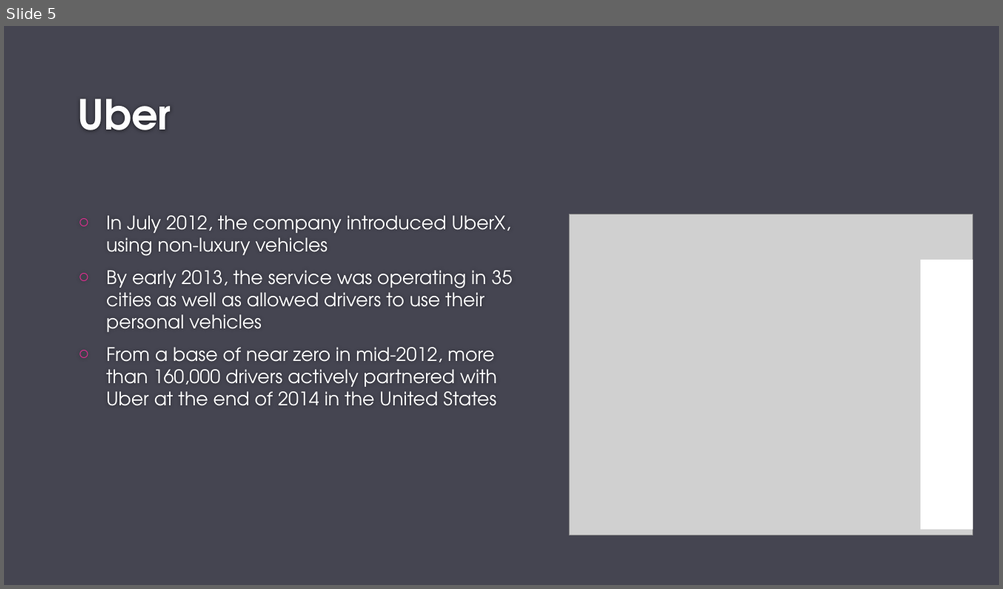
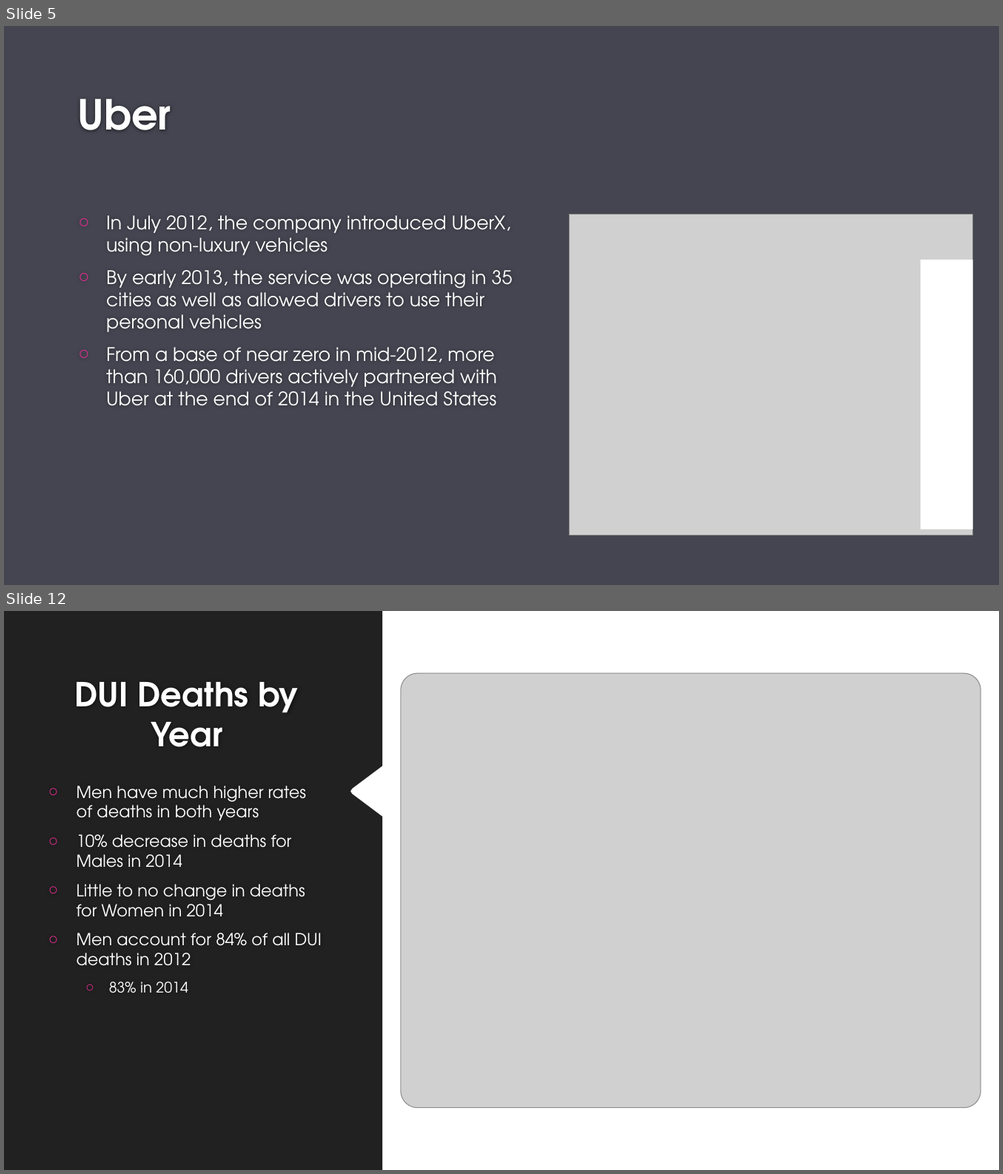
Before and after one commit to ajkim19/TNCs_and_DUI_Deaths, a slide deck: Project 1/Project-1.pptx. Shown one above the other, each under a label of ours: slide 5 before the commit, slides 5 and 12 after it; the slides between them are not shown. The pictures are 1003x589 and 1003x1174 pixels, drawn with LibreOffice and Linux fonts; fonts in the diff are those of the drawing; grey boxes stand for pictures; background and template pictures are left out. Boxes give left, top, right and bottom in pixels: in the first picture for what was removed or moved away, otherwise in the second. Text is boxed around its words. In the diff, an @@ line names an element or a change of style, - is before the commit and + after.

```diff
--- a/Project 1/Project-1.pptx
+++ b/Project 1/Project-1.pptx
@@ slide 12 added at [4, 611, 999, 1170], background #FFFFFF @@
@@ freeform shape added at [4, 611, 382, 1170], fill #212121 @@
@@ picture added at [401, 674, 981, 1109] @@
@@ title added at [74, 682, 299, 747], 32 pt, text #FFFFFF, bold @@
+DUI Deaths by Year
@@ text added at [77, 786, 321, 994], 16 pt, text #FFFFFF @@
+○ Men have much higher rates of deaths in both years
+○ 10% decrease in deaths for Males in 2014
+○ Little to no change in deaths for Women in 2014
+○ Men account for 84% of all DUI deaths in 2012
+  ○ 83% in 2014
```
Also in this commit, not shown: 2 slides changed, 10 other slides added, 10 slides removed.
